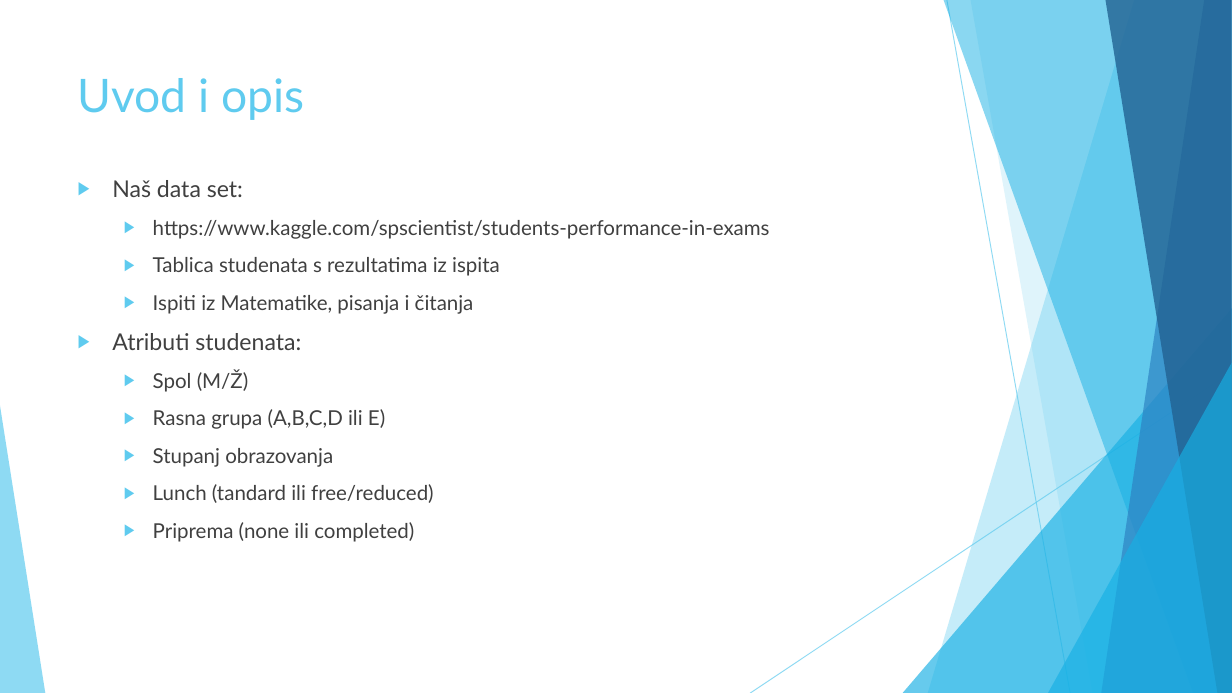
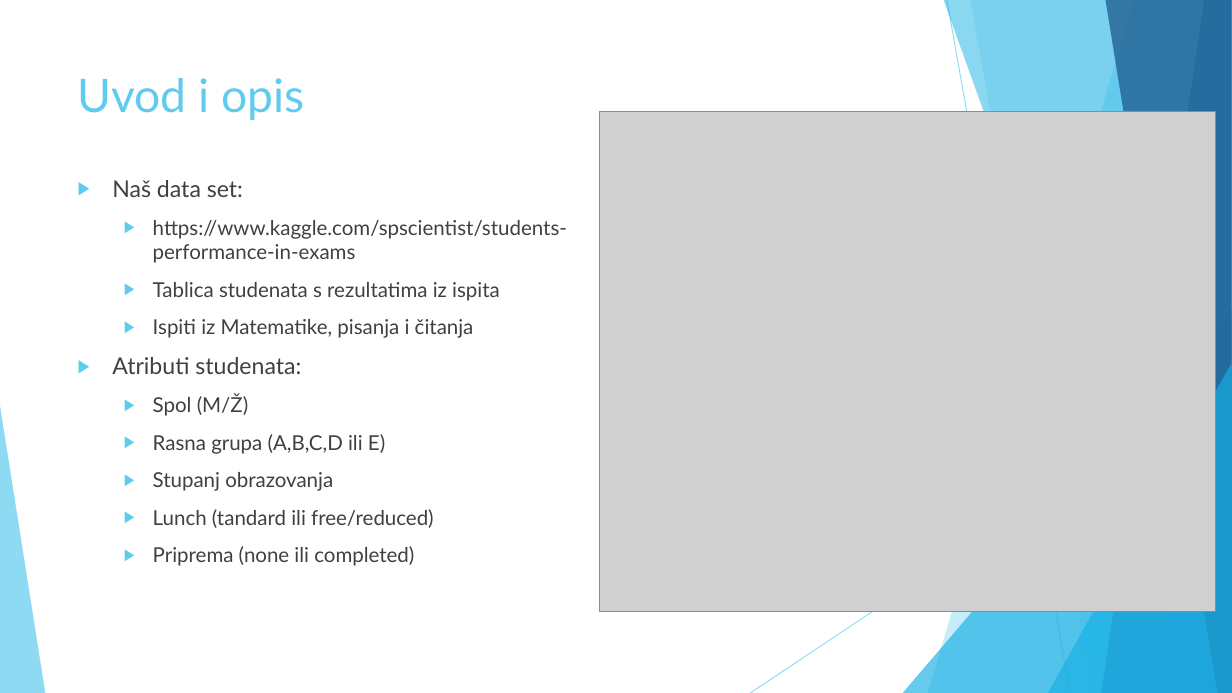
Before and after one commit to mikocij/SUprojekt, a slide deck: slide 2 of Prezentacija prijedlog.pptx. Drawn at 1232x693 pixels with LibreOffice and Linux fonts; fonts in the diff are those of the drawing; grey boxes stand for pictures. Boxes give left, top, right and bottom in pixels: in the first picture for what was removed or moved away, otherwise in the second. Text is boxed around its words. In the diff, an @@ line names an element or a change of style, - is before the commit and + after.

```diff
--- a/Prezentacija prijedlog.pptx
+++ b/Prezentacija prijedlog.pptx
@@ picture added at box(600, 111, 1215, 612) @@
@@ text "Naš data set:" rewrapped from box(112, 180, 770, 542) to box(112, 180, 567, 566) @@
```
Also in this commit, not shown: 1 other slide changed.
